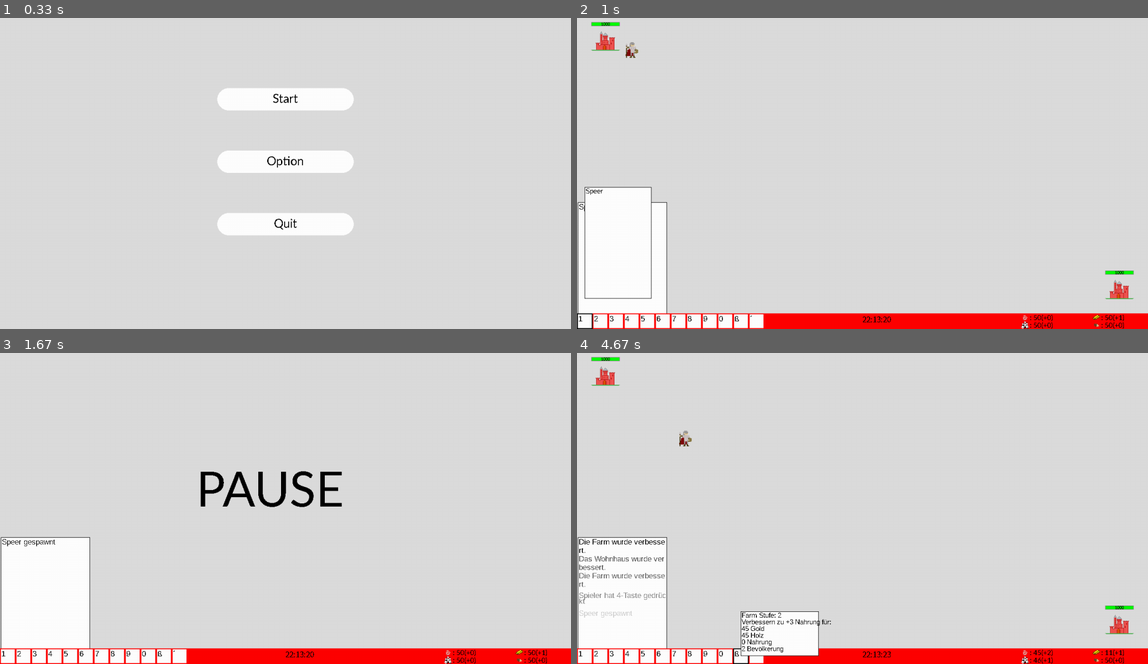
Above: before the commit, frames 1-4 (two rows, left to right).
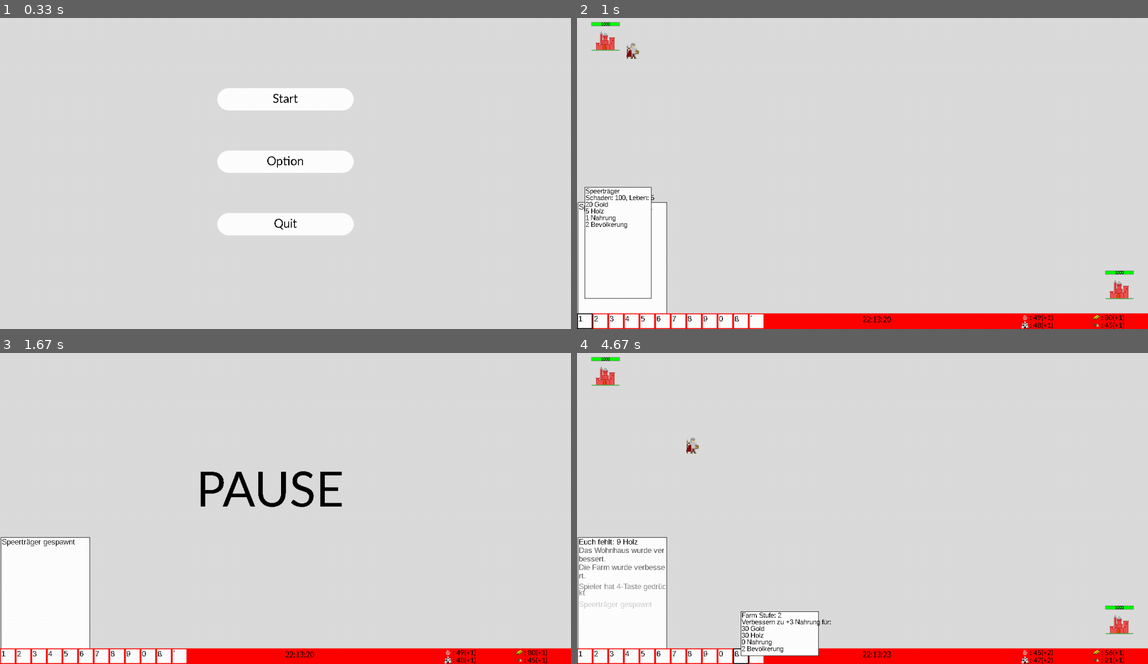
Above: after the commit, the same moments.

Repository: hammerfaul/PyGame
Game: pygame game, started from main.py
The game is run twice, just before and just after one commit, with the same random seed, the same clock (stepped at 60 frames per second) and the same inputs.
Inputs (mouse positions are in pixels of both pictures, inside the frame that each line leads up to):
- Up to frame 1 (0.33 s): no input
- Up to frame 2 (1 s): click "Start" at 0.38 s; click "1" at 0.72 s
- Up to frame 3 (1.67 s): click (108, 455) at 1.05 s; hold Esc from 1.33 s (still down)
- Up to frame 4 (4.67 s): release Esc at 1.8 s; hold Esc 1.83-2.3 s; click "4" at 2.38 s; click (845, 449) at 2.72 s; click "ß" at 3.05 s; click "´" at 3.38 s; click (1039, 496) at 3.72 s; click "ß" at 4.55 s

Frame 1 is identical in both runs. In frame 2, 0.4% of the frame differs, in the area x 1-96%, y 7-100%; in frame 3, 0.2%; in frame 4, 1.3%, in the area x 0-96%, y 24-100%.

Commit message:
speer schaden und hp in config gespeichert für späteres balancing holz, nahrung und bevölkerung haben nun auch einen startwert von +1 minions greifen 1mal die sek an minions laufen nun nicht mehr "in" die feindliche Base anfrage nach zu wenig ressourcen vereinheitlicht neue kosten für den speerträger kosten der gebäude werden jetz richtig abgezogen win/lose screen hinzugefügt

Diff:
--- a/UI.py
+++ b/UI.py
@@ -144,10 +144,19 @@
             pygame.draw.rect(self.display, WEISS, pygame.Rect(x, y - 300, 150, 250))
             pygame.draw.rect(self.display, self.color, pygame.Rect(x, y - 300, 150, 250), 1)
 
-            text2 = self.font.render("Speer", False, (0, 0, 0))
-            self.display.blit(text2,
-                              (x + 2,
-                               y - 300))
+            string = ["Speerträger",
+                      "Schaden: " + str(speer_dmg) + ", Leben: " + str(speer_hp),
+                      "20 Gold",
+                      "5 Holz",
+                      "1 Nahrung",
+                      "2 Bevölkerung",
+                      ]
+
+            for i in range(0, 6):
+                text2 = self.font.render(string[i], False, (0, 0, 0))
+                self.display.blit(text2,
+                                  (x + 2,
+                                   y - 300 + 15 * i))
 
         elif who == 2:
             x = 1
@@ -168,7 +177,7 @@
             pygame.draw.rect(self.display, self.color, pygame.Rect(x, y - 100, 155, 100), 1)
 
             string = ["Goldmine Stufe: " + str(amount),
-                      "Verbessern zu +" + str(amount + 1) + " Gold für:",
+                      "Verbessern zu +" + str(amount+1) + " Gold für:",
                       str(amount * 15) + " Gold",
                       str(amount * 5) + " Holz",
                       "1 Nahrung",
@@ -186,9 +195,9 @@
             pygame.draw.rect(self.display, self.color, pygame.Rect(x, y - 100, 150, 100), 1)
 
             string = ["Holzfällerhütte Stufe: " + str(amount),
-                      "Verbessern zu +" + str(amount + 1) + " Holz für:",
-                      str((amount + 1) * 10) + " Gold",
-                      str((amount + 1) * 5) + " Holz",
+                      "Verbessern zu +" + str(amount+1) + " Holz für:",
+                      str(amount * 10) + " Gold",
+                      str(amount * 5) + " Holz",
                       "2 Nahrung",
                       "0 Bevölkerung",
                       ]
@@ -203,9 +212,9 @@
             pygame.draw.rect(self.display, self.color, pygame.Rect(x, y - 100, 175, 100), 1)
 
             string = ["Farm Stufe: " + str(amount),
-                      "Verbessern zu +" + str(amount + 1) + " Nahrung für:",
-                      str((amount + 1) * 15) + " Gold",
-                      str((amount + 1) * 15) + " Holz",
+                      "Verbessern zu +" + str(amount+1) + " Nahrung für:",
+                      str(amount * 15) + " Gold",
+                      str(amount * 15) + " Holz",
                       "0 Nahrung",
                       "2 Bevölkerung",
                       ]
@@ -220,9 +229,9 @@
             pygame.draw.rect(self.display, self.color, pygame.Rect(x, y - 100, 185, 100), 1)
 
             string = ["Wohnhaus Stufe: " + str(amount),
-                      "Verbessern zu +" + str(amount + 1) + " Menschen für:",
-                      str((amount + 1) * 10) + " Gold",
-                      str((amount + 1) * 10) + " Holz",
+                      "Verbessern zu +" + str(amount+1) + " Menschen für:",
+                      str(amount * 10) + " Gold",
+                      str(amount * 10) + " Holz",
                       "5 Nahrung",
                       "0 Bevölkerung",
                       ]
--- a/config.py
+++ b/config.py
@@ -39,4 +39,6 @@
 myfont_pause = pygame.font.SysFont('gillsans', 120)
 
 #minions
-m_speed = 0.4
+m_speed = 0.5
+speer_dmg = 100
+speer_hp = 5
--- a/figures.py
+++ b/figures.py
@@ -13,9 +13,9 @@
         self.color = color
         self.dmg = base_dmg
         self.gold = 1
-        self.holz = 0
-        self.nahrung = 0
-        self.menschen = 0
+        self.holz = 1
+        self.nahrung = 1
+        self.menschen = 1
         self.player = player
 
         # base
@@ -67,17 +67,18 @@
 
 
 class Spawn:
-    def __init__(self, x, y, img, player, display, visible):
-        self.schaden = 1
+    def __init__(self, x, y, img, player, display, visible, last, dmg, hp):
+        self.dmg = dmg
         self.x = x
         self.y = y
-        self.hp = 5
-        self.max_hp = 5
+        self.hp = hp
+        self.max_hp = hp
         self.progress = 1
         self.player = player
         self.display = display
         self.img = img
         self.visible = visible
+        self.last = last
 
         # HP Bar
         # Icon
@@ -93,10 +94,12 @@
         if self.visible:
             self.display.blit(self.base, (self.x, self.y))
 
-    def visible(self, visible):
-        self.visible = visible
-
-    def move(self, targetx, targety):
+    def move(self, target, last):
+        targetx = target.x
+        targety = target.y
+        if target.img == "resources/castle_red.png":
+            targetx -= 35
+            targety += 15
         if self.x < targetx and self.y == targety:
             if targetx - self.x < m_speed:
                 self.x = targetx
@@ -170,3 +173,8 @@
             else:
                 self.x -= math.sqrt(m_speed)
                 self.y -= math.sqrt(m_speed)
+
+        else:
+            if self.last != last:
+                target.hp -= self.dmg
+                self.last = last
--- a/main.py
+++ b/main.py
@@ -14,18 +14,49 @@
 minions = []
 number_minions = 10
 
+
+def missing(gold=0, wood=0, human=0, food=0):
+    g_missing = gold - Gold.amount
+    w_missing = wood - Holz.amount
+    h_missing = human - Menschen.amount
+    f_missing = food - Nahrung.amount
+    start = "Euch fehlt: "
+    strg = ""
+    if g_missing > 0:
+        strg += str(g_missing) + " Gold"
+    if w_missing > 0:
+        if strg != "":
+            strg += ", "
+            start = "Euch fehlen: "
+        strg += str(w_missing) + " Holz"
+    if h_missing > 0:
+        if strg != "":
+            strg += ", "
+            start = "Euch fehlen: "
+        strg += str(h_missing) + " Bevölkerung"
+    if f_missing > 0:
+        if strg != "":
+            strg += ", "
+            start = "Euch fehlen: "
+        strg += str(f_missing) + " Nahrung"
+    Info.newmessage(text=start + strg)
+
+
 def button_1():
-    if Gold.amount >= 50:
-        Gold.amount -= 50
+    if Gold.amount >= 20 and Holz.amount >= 5 and Menschen.amount >= 2 and Nahrung.amount >= 1:
+        Gold.amount -= 20
+        Holz.amount -= 5
+        Menschen.amount -= 2
+        Nahrung.amount -= 1
         global minions
         global minions_alive
         minions[minions_alive].visible = True
-        minions[minions_alive].x = base_1.x+60
-        minions[minions_alive].y = base_1.y+30
+        minions[minions_alive].x = base_1.x + 60
+        minions[minions_alive].y = base_1.y + 30
         minions_alive += 1
-        Info.newmessage(text="Speer gespawnt")
-    else:
-        Info.newmessage(text="Nicht genug Gold: " + str(Gold.amount) + "/50")
+        Info.newmessage(text="Speerträger gespawnt")
+    else:
+        missing(gold=20, wood=5, human=2, food=1)
 
 
 def button_2():
@@ -59,45 +90,45 @@
 def button_9():
     if Gold.amount >= base_1.gold * 15 and Holz.amount >= base_1.holz * 5 and Nahrung.amount >= 1:
         Gold.amount -= base_1.gold * 15
-        Holz.amount -= base_1.holz * 5
+        Holz.amount -= base_1.gold * 5
         Nahrung.amount -= 1
         base_1.gold += 1
         Info.newmessage(text="Die Goldmine wurde verbessert.")
     else:
-        Info.newmessage(text="Die Goldmine ist zu teuer.")
+        missing(gold=base_1.gold * 15, wood=base_1.gold * 5, food=1)
 
 
 def button_10():
-    if Gold.amount >= base_1.gold * 20 and Holz.amount >= base_1.holz * 5 and Nahrung.amount >= 2:
-        Gold.amount -= base_1.gold * 10
+    if Gold.amount >= base_1.holz * 20 and Holz.amount >= base_1.holz * 5 and Nahrung.amount >= 2:
+        Gold.amount -= base_1.holz * 10
         Holz.amount -= base_1.holz * 5
         Nahrung.amount -= 2
         base_1.holz += 1
         Info.newmessage(text="Die Holzhütte wurde verbessert.")
     else:
-        Info.newmessage(text="Die Holzhütte ist zu teuer.")
+        missing(gold=base_1.holz * 20, wood=base_1.holz * 5, food=2)
 
 
 def button_11():
-    if Gold.amount >= base_1.gold * 15 and Holz.amount >= base_1.holz * 15 and Menschen.amount >= 2:
-        Gold.amount -= base_1.gold * 15
-        Holz.amount -= base_1.holz * 15
+    if Gold.amount >= base_1.nahrung * 15 and Holz.amount >= base_1.nahrung * 15 and Menschen.amount >= 2:
+        Gold.amount -= base_1.nahrung * 15
+        Holz.amount -= base_1.nahrung * 15
         Menschen.amount -= 2
         base_1.nahrung += 1
         Info.newmessage(text="Die Farm wurde verbessert.")
     else:
-        Info.newmessage(text="Die Farm ist zu teuer.")
+        missing(gold=base_1.nahrung * 15, wood=base_1.nahrung * 15, human=2)
 
 
 def button_12():
-    if Gold.amount >= base_1.gold * 10 and Holz.amount >= base_1.holz * 15 and Nahrung.amount >= 5:
-        Gold.amount -= base_1.gold * 10
-        Holz.amount -= base_1.holz * 10
+    if Gold.amount >= base_1.menschen * 10 and Holz.amount >= base_1.menschen * 10 and Nahrung.amount >= 5:
+        Gold.amount -= base_1.menschen * 10
+        Holz.amount -= base_1.menschen * 10
         Nahrung.amount -= 5
         base_1.menschen += 1
         Info.newmessage(text="Das Wohnhaus wurde verbessert.")
     else:
-        Info.newmessage(text="Das Wohnhaus ist zu teuer.")
+        missing(gold=base_1.menschen * 10, wood=base_1.menschen * 10, food=5)
 
 
 def spielpause(pause=True):
@@ -118,7 +149,9 @@
     current_time = now.strftime("%H:%M:%S")
 
     for i in range(number_minions):
-        minions.append(Spawn(x=50, y=50, img="resources/speer.png", player=1, display=screen, visible=False))
+        minions.append(
+            Spawn(x=50, y=50, img="resources/speer.png", player=1, display=screen, visible=False, last=current_time,
+                  dmg=speer_dmg, hp=speer_hp))
 
     while spielaktiv:
 
@@ -272,7 +305,25 @@
 
         for i in range(number_minions):
             if minions[i].visible:
-                minions[i].move(targetx=base_2.x-35, targety=base_2.y+15)
+                minions[i].move(target=base_2, last=current_time)
+                if base_1.hp <= 0:
+                    pause = True
+                    while pause:
+                        Lose.update()
+                        pygame.display.flip()
+                        for event in pygame.event.get():
+                            if event.type == pygame.KEYDOWN:
+                                if event.key == pygame.K_ESCAPE:
+                                    pause = False
+                if base_2.hp <= 0:
+                    pause = True
+                    while pause:
+                        Win.update()
+                        pygame.display.flip()
+                        for event in pygame.event.get():
+                            if event.type == pygame.KEYDOWN:
+                                if event.key == pygame.K_ESCAPE:
+                                    pause = False
             minions[i].update()
 
         pygame.display.flip()
@@ -305,14 +356,21 @@
 sz = Button(display=screen, pos=11, text="ß", color=WEISS, font=myfont_button, color_blink=SCHWARZ)
 kommaoben = Button(display=screen, pos=12, text="´", color=WEISS, font=myfont_button, color_blink=SCHWARZ)
 
-Pause = Text(display=screen, x=screen_width/2-200, y=screen_height/2-100, text="PAUSE", color=SCHWARZ, font=myfont_pause)
+Pause = Text(display=screen, x=screen_width / 2 - 200, y=screen_height / 2 - 100, text="PAUSE", color=SCHWARZ,
+             font=myfont_pause)
+Win = Text(display=screen, x=screen_width / 2 - 200, y=screen_height / 2 - 100, text="Gewonnen", color=SCHWARZ,
+           font=myfont_pause)
+Lose = Text(display=screen, x=screen_width / 2 - 200, y=screen_height / 2 - 100, text="Verloren", color=SCHWARZ,
+            font=myfont_pause)
 
 Tooltip = Tooltip(display=screen, width=50, height=50, color=SCHWARZ)
 
 Gold = Resource(amount=100, pos=1, display=screen, add=base_1.gold, font=myfont_ressourcen, img="resources/gold.png")
 Holz = Resource(amount=50, pos=2, display=screen, add=base_1.holz, font=myfont_ressourcen, img="resources/wood.png")
-Nahrung = Resource(amount=50, pos=3, display=screen, add=base_1.nahrung, font=myfont_ressourcen, img="resources/food.png")
-Menschen = Resource(amount=50, pos=4, display=screen, add=base_1.menschen, font=myfont_ressourcen, img="resources/human.png")
+Nahrung = Resource(amount=50, pos=3, display=screen, add=base_1.nahrung, font=myfont_ressourcen,
+                   img="resources/food.png")
+Menschen = Resource(amount=50, pos=4, display=screen, add=base_1.menschen, font=myfont_ressourcen,
+                    img="resources/human.png")
 
 Info = Chat(display=screen, height=250, width=200, color=SCHWARZ, zeilen=13)
 
